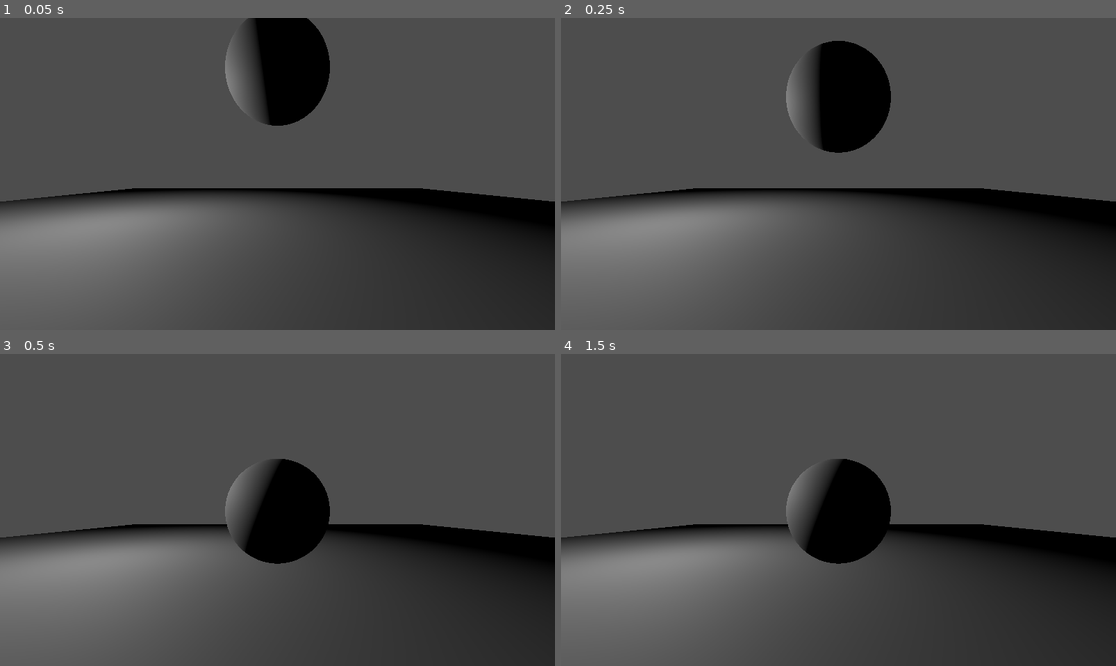
Above: before the commit, frames 1-4 (two rows, left to right).
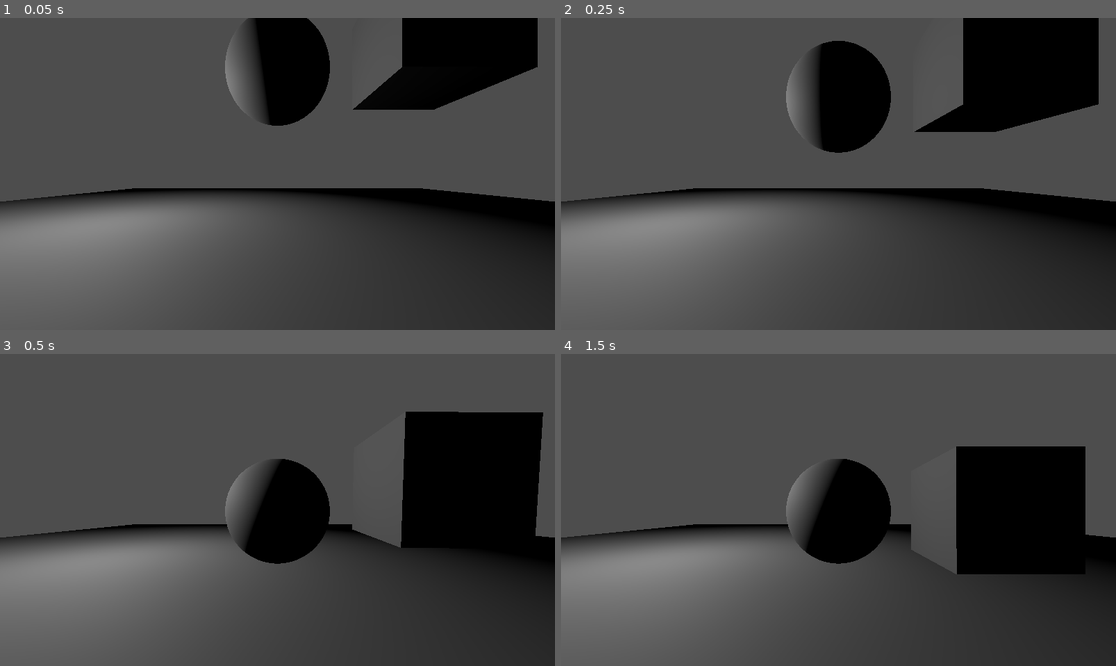
Above: after the commit, the same moments.

Repository: phil-shenk/clown-delivery-game
Game: Godot game, scene res://main.tscn
The game is run twice, just before and just after one commit, with the same random seed, the same clock (stepped at 60 frames per second) and the same inputs.
Inputs:
- Up to frame 1 (0.05 s): no input
- Up to frame 2 (0.25 s): no input
- Up to frame 3 (0.5 s): no input
- Up to frame 4 (1.5 s): hold W 0.53-1.28 s; tap Enter at 1.25 s

The runs differ from the first frame. In frame 1, 6.5% of the frame differs, in the area x 63-97%, y 0-30%; in frame 2, 8.5%; in frame 3, 9.6%, in the area x 63-98%, y 18-63%; in frame 4, 8.2%.

Commit message:
starter car lmao

Diff:
--- /dev/null
+++ b/StarterCar.gd
@@ -0,0 +1,17 @@
+extends VehicleBody3D
+
+
+# Called when the node enters the scene tree for the first time.
+func _ready():
+	pass # Replace with function body.
+
+
+# Called every frame. 'delta' is the elapsed time since the previous frame.
+func _physics_process(delta):
+	if(Input.is_key_pressed(KEY_W)):
+		engine_force = 1
+	else:
+		engine_force = 0
+
+func _process(delta):
+	pass
--- a/main.tscn
+++ b/main.tscn
@@ -1,4 +1,6 @@
-[gd_scene load_steps=5 format=3 uid="uid://dbkmv7mjkj7tu"]
+[gd_scene load_steps=8 format=3 uid="uid://dbkmv7mjkj7tu"]
+
+[ext_resource type="Script" path="res://StarterCar.gd" id="1_wh1yg"]
 
 [sub_resource type="BoxShape3D" id="BoxShape3D_b0pe1"]
 size = Vector3(10, 1, 10)
@@ -8,6 +10,10 @@
 [sub_resource type="SphereMesh" id="SphereMesh_1t3ug"]
 
 [sub_resource type="SphereShape3D" id="SphereShape3D_7nqyd"]
+
+[sub_resource type="BoxShape3D" id="BoxShape3D_gj0s0"]
+
+[sub_resource type="BoxMesh" id="BoxMesh_wh2oq"]
 
 [node name="Main" type="Node3D"]
 
@@ -34,3 +40,25 @@
 
 [node name="OmniLight3D" type="OmniLight3D" parent="."]
 transform = Transform3D(1, 0, 0, 0, 1, 0, 0, 0, 1, -1.85284, 1.73303, 0)
+
+[node name="StarterCar" type="VehicleBody3D" parent="."]
+transform = Transform3D(1, 0, 0, 0, 1, 0, 0, 0, 1, 1.42253, 2.29891, 0)
+script = ExtResource("1_wh1yg")
+
+[node name="CollisionShape3D" type="CollisionShape3D" parent="StarterCar"]
+shape = SubResource("BoxShape3D_gj0s0")
+
+[node name="MeshInstance3D" type="MeshInstance3D" parent="StarterCar"]
+mesh = SubResource("BoxMesh_wh2oq")
+
+[node name="VehicleWheel3D" type="VehicleWheel3D" parent="StarterCar"]
+transform = Transform3D(1, 0, 0, 0, 1, 0, 0, 0, 1, -0.44398, -0.48594, -0.42043)
+
+[node name="VehicleWheel3D2" type="VehicleWheel3D" parent="StarterCar"]
+transform = Transform3D(1, 0, 0, 0, 1, 0, 0, 0, 1, -0.47064, -0.48594, 0.315329)
+
+[node name="VehicleWheel3D3" type="VehicleWheel3D" parent="StarterCar"]
+transform = Transform3D(1, 0, 0, 0, 1, 0, 0, 0, 1, 0.457473, -0.48594, 0.245396)
+
+[node name="VehicleWheel3D4" type="VehicleWheel3D" parent="StarterCar"]
+transform = Transform3D(1, 0, 0, 0, 1, 0, 0, 0, 1, 0.382267, -0.48594, -0.426555)
